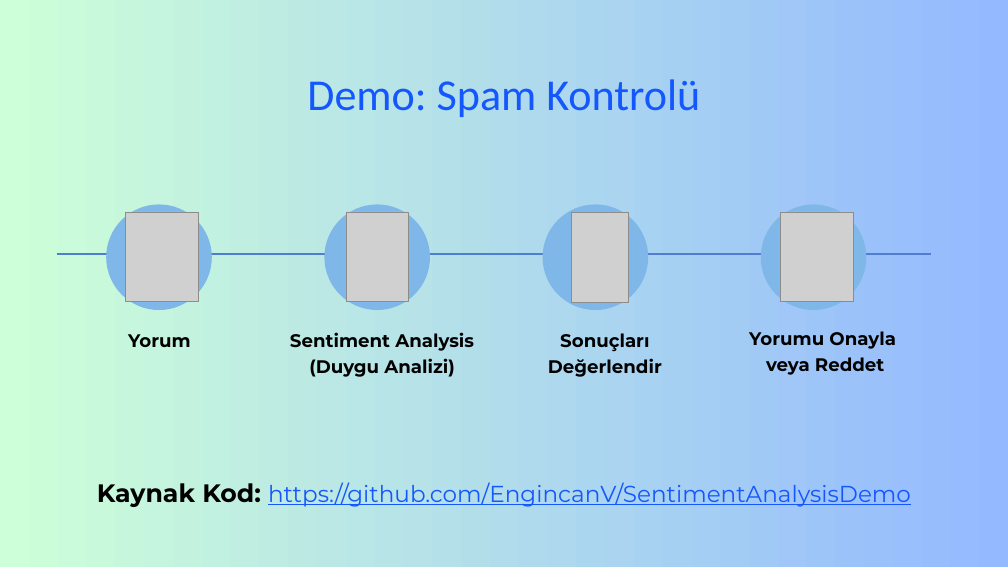
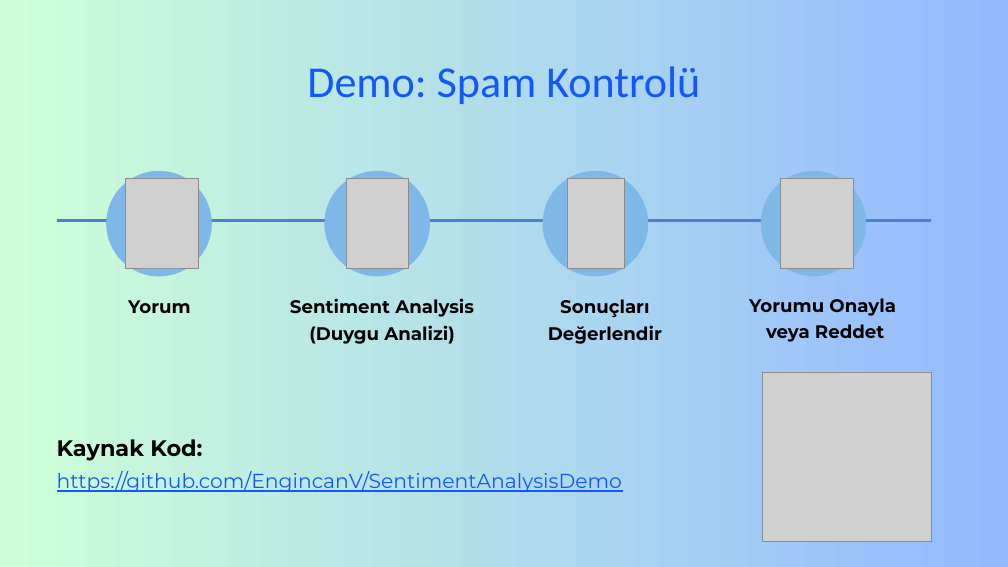
Before and after one commit to EngincanV/presentations, a slide deck: slide 7 of Hello-Talks/Sentiment-Analysis-in-Dotnet/Sentiment-Analysis-in-NET-Turkish.pptx. Drawn at 1008x567 pixels with LibreOffice and Linux fonts; fonts in the diff are those of the drawing; grey boxes stand for pictures. Boxes give left, top, right and bottom in pixels: in the first picture for what was removed or moved away, otherwise in the second. Text is boxed around its words. In the diff, an @@ line names an element or a change of style, - is before the commit and + after.

```diff
--- a/Hello-Talks/Sentiment-Analysis-in-Dotnet/Sentiment-Analysis-in-NET-Turkish.pptx
+++ b/Hello-Talks/Sentiment-Analysis-in-Dotnet/Sentiment-Analysis-in-NET-Turkish.pptx
@@ text "Demo: Spam Kontrolü": place and size @@
-text "Demo: Spam Kontrolü" at <box>307,79,700,117</box>
+text "Demo: Spam Kontrolü" at <box>307,66,700,104</box>
@@ picture: place and size @@
-picture at <box>571,212,628,302</box>
+picture at <box>567,179,624,269</box>
@@ 4 texts, 4 freeform shapes, 3 pictures, 1 line: place and size @@
-4 texts, 4 freeform shapes, 3 pictures, 1 line at <box>56,205,931,377</box>
+4 texts, 4 freeform shapes, 3 pictures, 1 line at <box>56,171,931,344</box>
@@ picture added at <box>762,372,931,541</box> @@
@@ text at <box>57,439,622,492</box>: text changed; size 33 to 29 pt @@
-Kaynak Kod: https://github.com/EngincanV/SentimentAnalysisDemo
+Kaynak Kod:
+https://github.com/EngincanV/SentimentAnalysisDemo
```
Also in this commit, not shown: 1 slide added, 1 slide removed, 2 other files.
